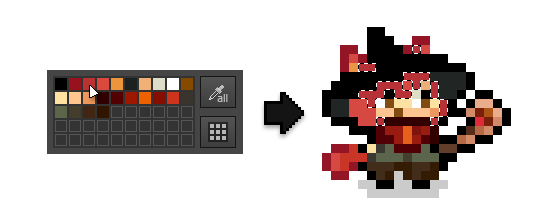
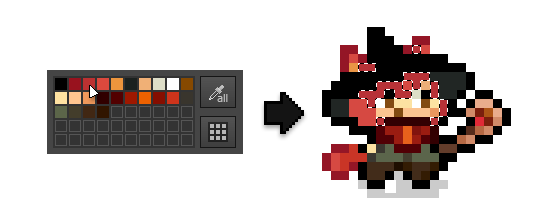
Two versions of the same layered image (w=550, h=224). Layer-by-layer changes:
painted on "Layer 1" over [left=358, top=162, right=439, bottom=193]
